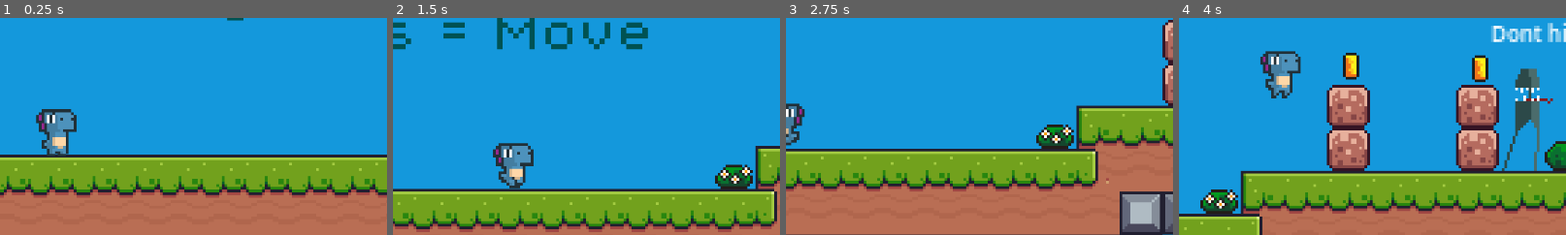
Above: before the commit, frames 1-4 (left to right).
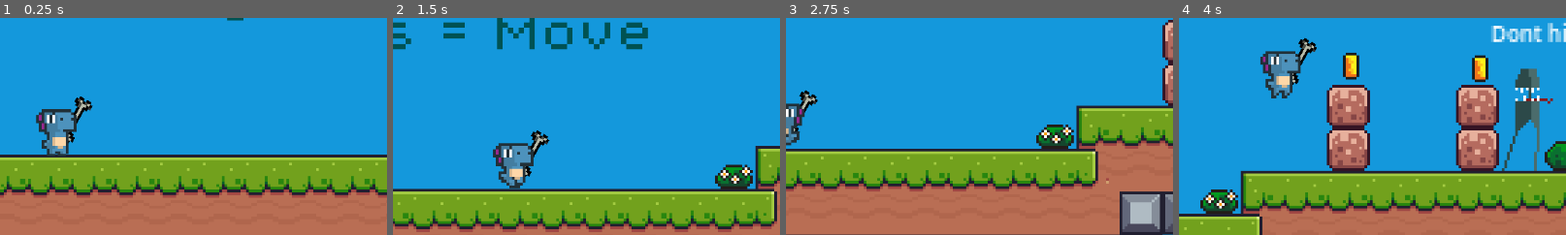
Above: after the commit, the same moments.

Repository: Syduck333/PlatformerGamePOC
Game: Godot game, scene res://scenes/game.tscn
Two runs of this game, one before a commit and one after it. Both use one fixed random seed, a clock stepped at 60 frames per second and the inputs below.
Inputs:
- Up to frame 1 (0.25 s): no input
- Up to frame 2 (1.5 s): hold Right (playeroneright) from 0.53 s (still down); tap Up ( playeronejump) at 0.77 s
- Up to frame 3 (2.75 s): tap Up ( playeronejump) at 1.52 s; release Right (playeroneright) at 2.03 s; hold Left (playeroneleft) from 2.03 s (still down)
- Up to frame 4 (4 s): release Left (playeroneleft) at 2.78 s; hold Right (playeroneright) from 2.78 s (still down); tap Up ( playeronejump) at 3.02, 3.77 s
The pictures show only the part of the screen within x 43-92%, y 18-68%; the shares and areas given below are measured in that part.

The runs differ from the first frame. In frame 1, 0.4% of the frame differs, in the area x 17-25%, y 36-58%; in frame 2, 0.4%; in frame 3, 0.3%; in frame 4, 0.4%, in the area x 29-36%, y 8-31%.

Commit message:
Melee in progress
Go to 9:16 in video to continue

Diff:
--- /dev/null
+++ b/scenes/Bone.tscn
@@ -0,0 +1,17 @@
+[gd_scene load_steps=3 format=3 uid="uid://54rj6dheew6"]
+
+[ext_resource type="Texture2D" uid="uid://dp71s613t8523" path="res://Assets/sprites/Screenshot_2026-03-03_133847-removebg-preview.png" id="1_sdgpc"]
+
+[sub_resource type="RectangleShape2D" id="RectangleShape2D_x2ypy"]
+size = Vector2(7, 13.7969)
+
+[node name="Bone" type="Area2D"]
+
+[node name="Sprite2D" type="Sprite2D" parent="."]
+position = Vector2(1.90735e-06, -5)
+scale = Vector2(0.0435268, 0.0435022)
+texture = ExtResource("1_sdgpc")
+
+[node name="CollisionShape2D" type="CollisionShape2D" parent="."]
+position = Vector2(0, -7)
+shape = SubResource("RectangleShape2D_x2ypy")
--- a/scenes/player.tscn
+++ b/scenes/player.tscn
@@ -1,7 +1,8 @@
-[gd_scene load_steps=20 format=3 uid="uid://b5gexpi2klolc"]
+[gd_scene load_steps=25 format=3 uid="uid://b5gexpi2klolc"]
 
 [ext_resource type="Script" uid="uid://cakw2yhxt3iq" path="res://scripts/player.gd" id="1_g2els"]
 [ext_resource type="Texture2D" uid="uid://ckv0adin6fqnh" path="res://Assets/sprites/DinoSprites - doux.png" id="2_g2els"]
+[ext_resource type="PackedScene" uid="uid://54rj6dheew6" path="res://scenes/Bone.tscn" id="3_qhqgy"]
 
 [sub_resource type="AtlasTexture" id="AtlasTexture_g2els"]
 atlas = ExtResource("2_g2els")
@@ -133,6 +134,60 @@
 
 [sub_resource type="RectangleShape2D" id="RectangleShape2D_g2els"]
 size = Vector2(11.6378, 10.3495)
+
+[sub_resource type="Animation" id="Animation_qhqgy"]
+resource_name = "Attack"
+length = 0.2
+tracks/0/type = "value"
+tracks/0/imported = false
+tracks/0/enabled = true
+tracks/0/path = NodePath("..:rotation")
+tracks/0/interp = 1
+tracks/0/loop_wrap = true
+tracks/0/keys = {
+"times": PackedFloat32Array(0, 0.2),
+"transitions": PackedFloat32Array(1, 1),
+"update": 0,
+"values": [0.490438, 1.46957]
+}
+
+[sub_resource type="Animation" id="Animation_dqkch"]
+length = 0.001
+tracks/0/type = "value"
+tracks/0/imported = false
+tracks/0/enabled = true
+tracks/0/path = NodePath("..:rotation")
+tracks/0/interp = 1
+tracks/0/loop_wrap = true
+tracks/0/keys = {
+"times": PackedFloat32Array(0),
+"transitions": PackedFloat32Array(1),
+"update": 0,
+"values": [0.490438]
+}
+
+[sub_resource type="Animation" id="Animation_qlg0r"]
+resource_name = "Attackback"
+length = 0.2
+tracks/0/type = "value"
+tracks/0/imported = false
+tracks/0/enabled = true
+tracks/0/path = NodePath("..:rotation")
+tracks/0/interp = 1
+tracks/0/loop_wrap = true
+tracks/0/keys = {
+"times": PackedFloat32Array(0, 0.197202),
+"transitions": PackedFloat32Array(1, 1),
+"update": 0,
+"values": [0.490438, -0.97913]
+}
+
+[sub_resource type="AnimationLibrary" id="AnimationLibrary_dqkch"]
+_data = {
+&"Attack": SubResource("Animation_qhqgy"),
+&"Attackback": SubResource("Animation_qlg0r"),
+&"RESET": SubResource("Animation_dqkch")
+}
 
 [node name="Player" type="CharacterBody2D"]
 z_index = 5
@@ -151,3 +206,18 @@
 position = Vector2(-0.500001, -11)
 scale = Vector2(0.773341, 1.35272)
 shape = SubResource("RectangleShape2D_g2els")
+
+[node name="Weapon" type="Node2D" parent="."]
+z_index = -1
+position = Vector2(-1, -2)
+rotation = 0.490438
+
+[node name="Bone" parent="Weapon" instance=ExtResource("3_qhqgy")]
+position = Vector2(-1, -12)
+rotation = 0.0169859
+
+[node name="AnimationPlayer" type="AnimationPlayer" parent="."]
+root_node = NodePath("../Weapon/Bone")
+libraries = {
+&"": SubResource("AnimationLibrary_dqkch")
+}
--- a/scripts/player.gd
+++ b/scripts/player.gd
@@ -20,7 +20,7 @@
 
 
 
-
+	var lastAnimDirection: String = "Forward"
 	var direction = Input.get_axis("playeroneleft", "playeroneright")
 
 
@@ -39,7 +39,8 @@
 		animated_sprite.play("Jump")
 
 	#play anims
-
+	if Input.is_action_just_pressed("attack"):
+		animated_sprite.play("Attack" + lastAnimDirection)
 
 	if direction:
 		velocity.x = direction * SPEED
Binary file added: Assets/sprites/Screenshot_2026-03-03_133847-removebg-preview.png
Not shown, added: Assets/sprites/Screenshot_2026-03-03_133847-removebg-preview.png.import
